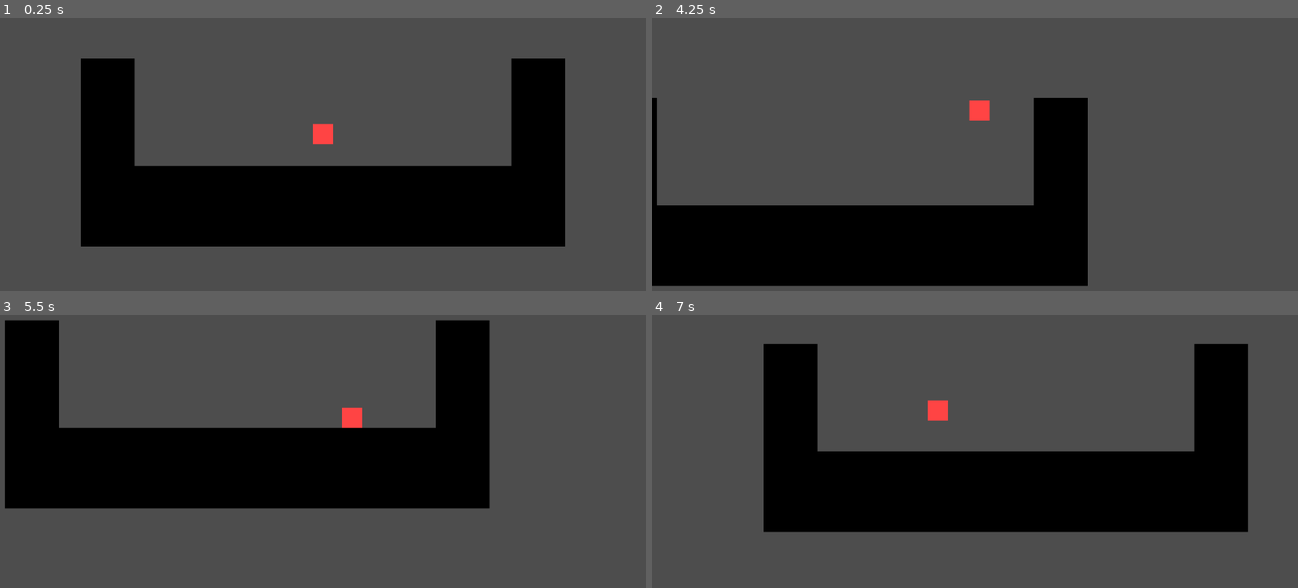
Above: before the commit, frames 1-4 (two rows, left to right).
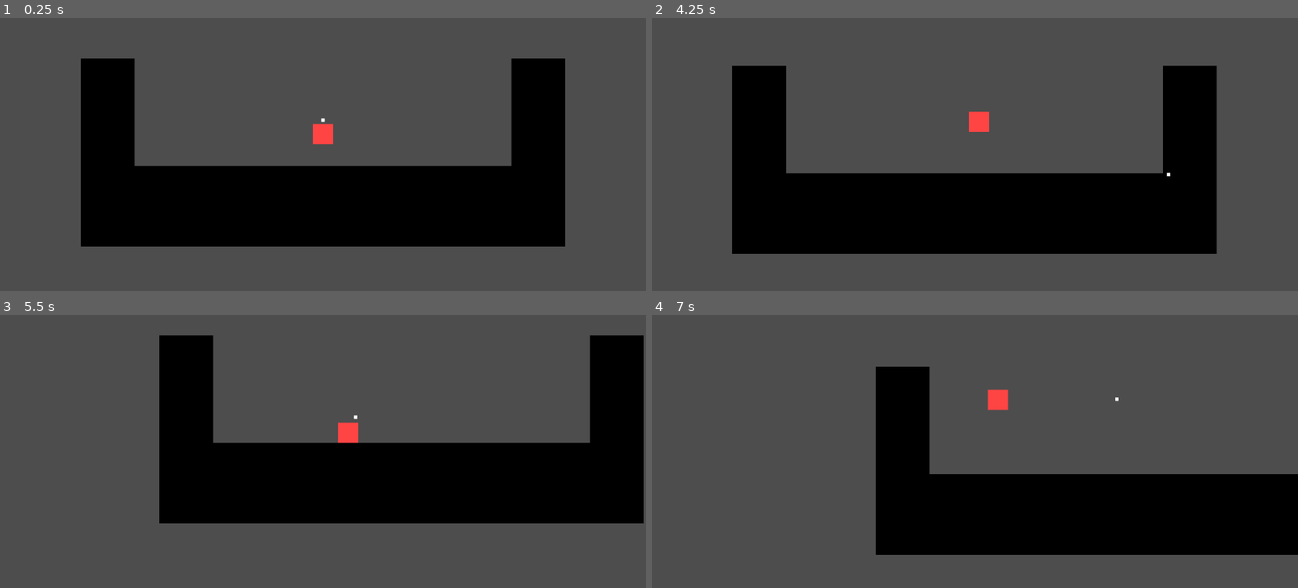
Above: after the commit, the same moments.

Repository: oman276/owens-godot-utilities
Game: Godot game, scene res://test_game/scenes/InitialScene.tscn
Two runs of this game, one before a commit and one after it. Both use one fixed random seed, a clock stepped at 60 frames per second and the inputs below. Before the commit the project starts from res://test_game/scenes/test_scene.tscn.
Inputs (mouse positions are in pixels of both pictures, inside the frame that each line leads up to):
- Up to frame 1 (0.25 s): no input
- Up to frame 2 (4.25 s): move the mouse to (1117, 102) at 0.52 s; hold D (2d_platformer_move_right) 0.53-2.03 s; tap Space (2d_platformer_jump) at 0.77, 1.52, 3.02, 3.77 s; move the mouse to (845, 138) at 1.27 s; move the mouse to (1039, 39) at 2.02 s; hold A (2d_platformer_move_left) 2.03-2.78 s; move the mouse to (942, 192) at 2.77 s; hold D (2d_platformer_move_right) from 2.78 s (still down); move the mouse to (1168, 173) at 3.52 s; tap R (reload_current_level, bound only after the commit) at 4.15 s
- Up to frame 3 (5.5 s): move the mouse to (129, 361) at 4.27 s; release D (2d_platformer_move_right) at 4.28 s; hold A (2d_platformer_move_left) 4.28-5.03 s; tap Space (2d_platformer_jump) at 4.52 s; move the mouse to (355, 416) at 5.02 s; hold D (2d_platformer_move_right) from 5.03 s (still down)
- Up to frame 4 (7 s): move the mouse to (878, 325) at 5.77 s; release D (2d_platformer_move_right) at 5.78 s; hold A (2d_platformer_move_left) from 5.78 s (still down); tap Space (2d_platformer_jump) at 6.02, 6.77 s; move the mouse to (1117, 399) at 6.52 s

The runs differ from the first frame. In frame 1, less than 0.1% of the frame differs, in the area x 49-51%, y 36-39%; in frame 2, 31%; in frame 3, 32%, in the area x 0-100%, y 1-77%; in frame 4, 26%.

Commit message:
Mouse Implemented

Diff:
--- a/owens-godot-utilities/project.godot
+++ b/owens-godot-utilities/project.godot
@@ -11,7 +11,7 @@
 [application]
 
 config/name="owens-godot-utilities"
-run/main_scene="uid://cmofbo13qg4di"
+run/main_scene="uid://fifx6atlc054"
 config/features=PackedStringArray("4.5", "Forward Plus")
 config/icon="res://icon.svg"
 
@@ -38,6 +38,11 @@
 "events": [Object(InputEventKey,"resource_local_to_scene":false,"resource_name":"","device":-1,"window_id":0,"alt_press …(191 unchanged characters)…
 ]
 }
+reload_current_level={
+"deadzone": 0.2,
+"events": [Object(InputEventKey,"resource_local_to_scene":false,"resource_name":"","device":-1,"window_id":0,"alt_pressed":false,"shift_pressed":false,"ctrl_pressed":false,"meta_pressed":false,"pressed":false,"keycode":0,"physical_keycode":82,"key_label":0,"unicode":114,"location":0,"echo":false,"script":null)
+]
+}
 
 [layer_names]
 
--- /dev/null
+++ b/owens-godot-utilities/test_game/scenes/InitialScene.tscn
@@ -0,0 +1,3 @@
+[gd_scene format=3 uid="uid://fifx6atlc054"]
+
+[node name="InitialScene" type="Node2D"]
--- /dev/null
+++ b/owens-godot-utilities/tools/scenes/OwenMouseCursor.tscn
@@ -0,0 +1,19 @@
+[gd_scene load_steps=4 format=3 uid="uid://bey3qxjuh0qpj"]
+
+[ext_resource type="Texture2D" uid="uid://dkn7y71bnryy8" path="res://tools/assets/basic_colors.png" id="1_54e1i"]
+[ext_resource type="Script" uid="uid://iyrqs0nfudro" path="res://tools/scripts/owen_mouse_cursor.gd" id="1_dkxvc"]
+
+[sub_resource type="AtlasTexture" id="AtlasTexture_dkxvc"]
+atlas = ExtResource("1_54e1i")
+region = Rect2(1, 5, 1, 1)
+
+[node name="OwenMouseCursor" type="Control"]
+layout_mode = 3
+anchors_preset = 0
+script = ExtResource("1_dkxvc")
+
+[node name="Sprite2D" type="Sprite2D" parent="."]
+z_index = 100
+texture_filter = 1
+scale = Vector2(5, 5)
+texture = SubResource("AtlasTexture_dkxvc")
--- a/owens-godot-utilities/tools/scripts/owen_game_manager.gd
+++ b/owens-godot-utilities/tools/scripts/owen_game_manager.gd
@@ -23,11 +23,13 @@
 ## Add more levels as needed.
 enum Levels {
 	NONE,
+	OWEN_TEST_LEVEL,
 }
 
 ## This dictionary maps Levels enum values to their corresponding scene paths.
 var level_path_dict : Dictionary = {
 	Levels.NONE : "",
+	Levels.OWEN_TEST_LEVEL : "res://test_game/scenes/test_scene.tscn",
 }
 
 ## Loading
@@ -45,7 +47,7 @@
 var loading_time : float = 0.1
 
 # The initial level to load when the game starts.
-var initial_level : Levels = Levels.NONE
+var initial_level : Levels = Levels.OWEN_TEST_LEVEL
 # The current global game state. The initial state is DEFAULT.
 var current_global_state : GameState = GameState.DEFAULT
 # The current level enum. Set to NONE by default.
@@ -54,13 +56,18 @@
 # The current level node instance, which we reference so we can unload it later.
 var current_level_node : Node2D = null
 
-# Mouse Reticle
-# We can define a custom mouse reticle to replace the system cursor.
-var mouse_reticle_path : String = "res://owens-godot-utilities/tools/scenes/OwenMouseReticle.tscn"
-# Set to true if you want to use a custom mouse reticle and have the mouse reticle setup.
-var load_custom_mouse : bool = false
-# The mouse reticle node to be saved here.
-var mouse_reticle : Control
+# Mouse Cursor
+# We can define a custom mouse cursor to replace the system cursor.
+var mouse_cursor_path : String = "res://tools/scenes/OwenMouseCursor.tscn"
+# Set to true if you want to use a custom mouse cursor and have the mouse cursor setup.
+var load_custom_mouse : bool = true
+# The mouse cursor node to be saved here.
+var mouse_cursor : OwenMouseCursor = null
+
+# Debug Controls
+# Activate this book to allow reloading the current level with a keypress.
+# The key is defined in the input map as "reload_current_level", by default R.
+var debug_reload_level : bool = true
 
 func _ready():
 	if uses_loading_screen:
@@ -71,9 +78,9 @@
 			add_child(loading_canvas)
 
 	if load_custom_mouse:
-		var mouse_reticle_tscn = load(mouse_reticle_path)
-		mouse_reticle = mouse_reticle_tscn.instantiate()
-		add_child(mouse_reticle)
+		var mouse_cursor_tscn = load(mouse_cursor_path)
+		mouse_cursor = mouse_cursor_tscn.instantiate() as OwenMouseCursor
+		add_child(mouse_cursor)
 
 	load_level(initial_level)
 
@@ -116,7 +123,7 @@
 	if not load_custom_mouse:
 		push_warning("OwenGameManager: custom_mouse_visible called but load_custom_mouse is not enabled.")
 		return
-	mouse_reticle.visible = mouse_visibility
+	mouse_cursor.visible = mouse_visibility
 
 func _on_load_level(level : Levels) -> void:
 	# Implement any logic you want to happen when a level is loaded here.
@@ -129,3 +136,8 @@
 	# There may be general cleanup you want to do in all cases, or you can do
 	# something specific on certain levels.
 	return
+
+func _process(_delta):
+	if debug_reload_level and Input.is_action_just_pressed("reload_current_level"):
+		print("OwenGameManager: Reloading current level via debug keypress.")
+		reload_level()
--- a/owens-godot-utilities/tools/scripts/owen_mouse_reticle.gd
+++ b/owens-godot-utilities/tools/scripts/owen_mouse_cursor.gd
@@ -1,31 +1,29 @@
 extends Control
-class_name OwenMouseReticle
+class_name OwenMouseCursor
 
-# OwenMouseReticle
-# A simple mouse reticle for 2D games.
+# OwenMouseCursor
+# A simple mouse cursor for 2D games.
 # version 1.0.0
 # last updated: 2025-10-26
 
 # Usage Notes:
-# This is intended to be used with the existing MouseReticle object.
+# This is intended to be used with the existing OwenMouseCursor object.
 # You can instance this scene and add it to your UI layer to have a
-# custom mouse reticle per-scene.
+# custom mouse cursor per-scene.
 
-# The GameManager can also manage a global mouse reticle if desired,
+# The GameManager can also manage a global mouse cursor if desired,
 # which will be controllable via the GameManager's custom_mouse_visible()
 # function, and will remain persistent across level loads.
 # It will attempt to load the object at a particular path, so make sure
 # to set that path correctly in the GameManager script.
 
-# The sprite used for the mouse reticle.
+# The sprite used for the mouse cursor.
 @onready var mouse_sprite : Sprite2D = $Sprite2D
-# Locally tracking whether the reticle is active.
+# Locally tracking whether the cursor is active.
 var is_active : bool = false
 
-func _init():
+func _ready() -> void:
 	Input.set_mouse_mode(Input.MOUSE_MODE_HIDDEN)
 
 func _process(_delta):
 	position = get_global_mouse_position()
-
-# TODO: Need to actually add the reticle tscn file
